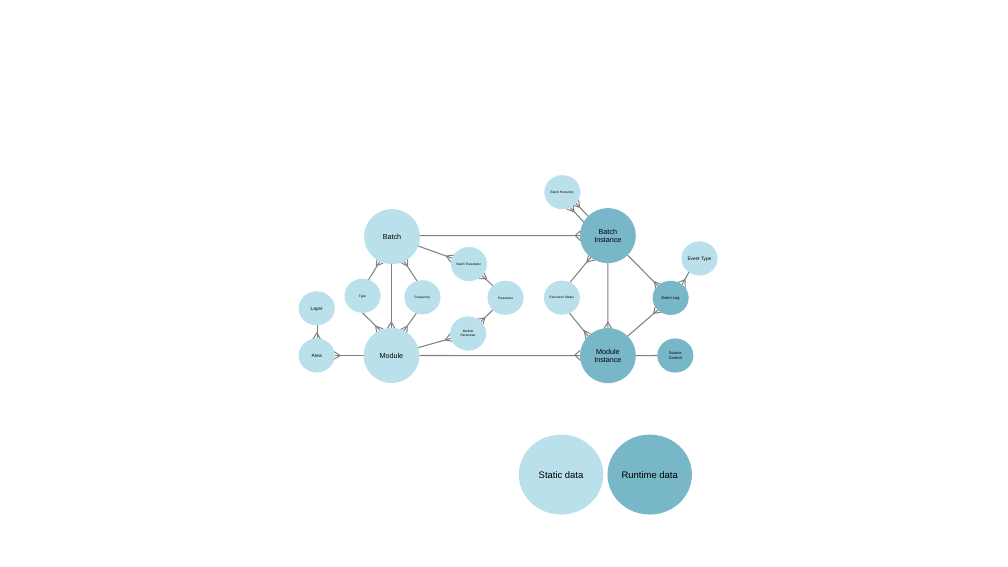
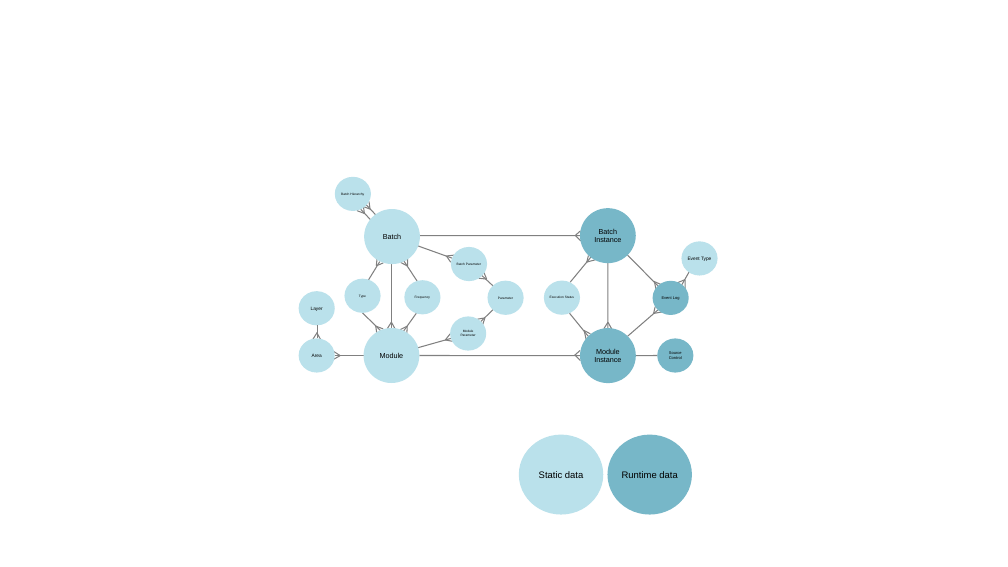
Before and after one commit to data-solution-automation-engine/DIRECT, a slide deck: slide 1 of Documentation/PowerPoint/Images.pptx. Drawn at 1008x567 pixels with LibreOffice and Linux fonts; fonts in the diff are those of the drawing. Boxes give left, top, right and bottom in pixels: in the first picture for what was removed or moved away, otherwise in the second. Text is boxed around its words. In the diff, an @@ line names an element or a change of style, - is before the commit and + after.

```diff
--- a/Documentation/PowerPoint/Images.pptx
+++ b/Documentation/PowerPoint/Images.pptx
@@ 6 lines, 1 ellipse moved together from (x1=544, y1=175, x2=600, y2=234) to (x1=335, y1=177, x2=390, y2=235) @@
```
Also in this commit, not shown: 1 other file.
